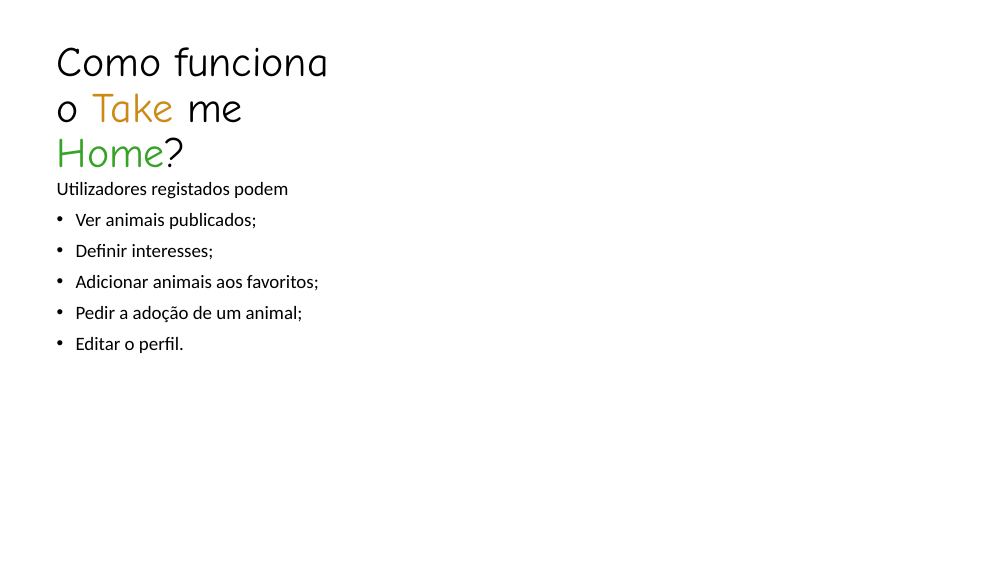
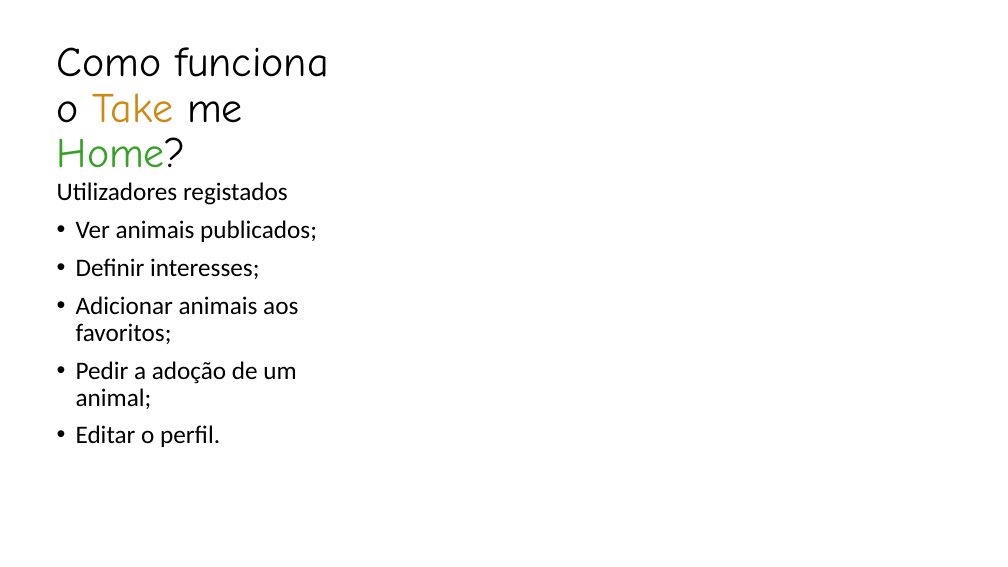
Before and after one commit to diogosousa034/pap, a slide deck: slide 4 of Take me Home.pptx. Drawn at 1008x567 pixels with LibreOffice and Linux fonts; fonts in the diff are those of the drawing; background and template pictures are left out. Boxes give left, top, right and bottom in pixels: in the first picture for what was removed or moved away, otherwise in the second. Text is boxed around its words. In the diff, an @@ line names an element or a change of style, - is before the commit and + after.

```diff
--- a/Take me Home.pptx
+++ b/Take me Home.pptx
@@ text at [57, 182, 288, 205]: text changed; size 18 to 24 pt @@
-Utilizadores registados podem
+Utilizadores registados
@@ text at [76, 220, 317, 447]: size 18 to 24 pt in "Ver animais publicados;", "Definir interesses;", "Adicionar animais aos favoritos;", "Pedir a adoção de um animal;" and 1 more places @@
```
Also in this commit, not shown: 3 other slides changed, 14 other files.
